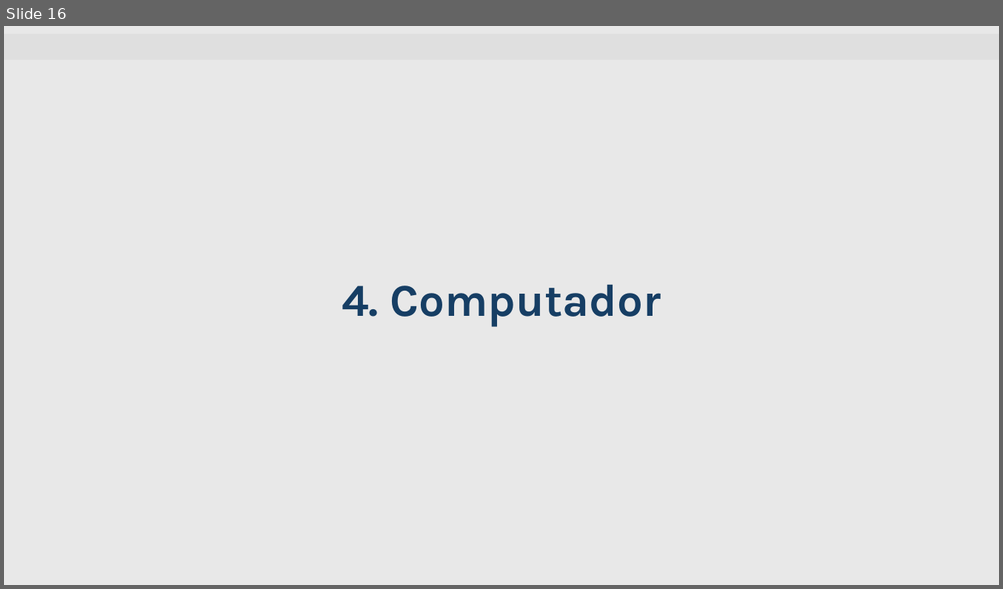
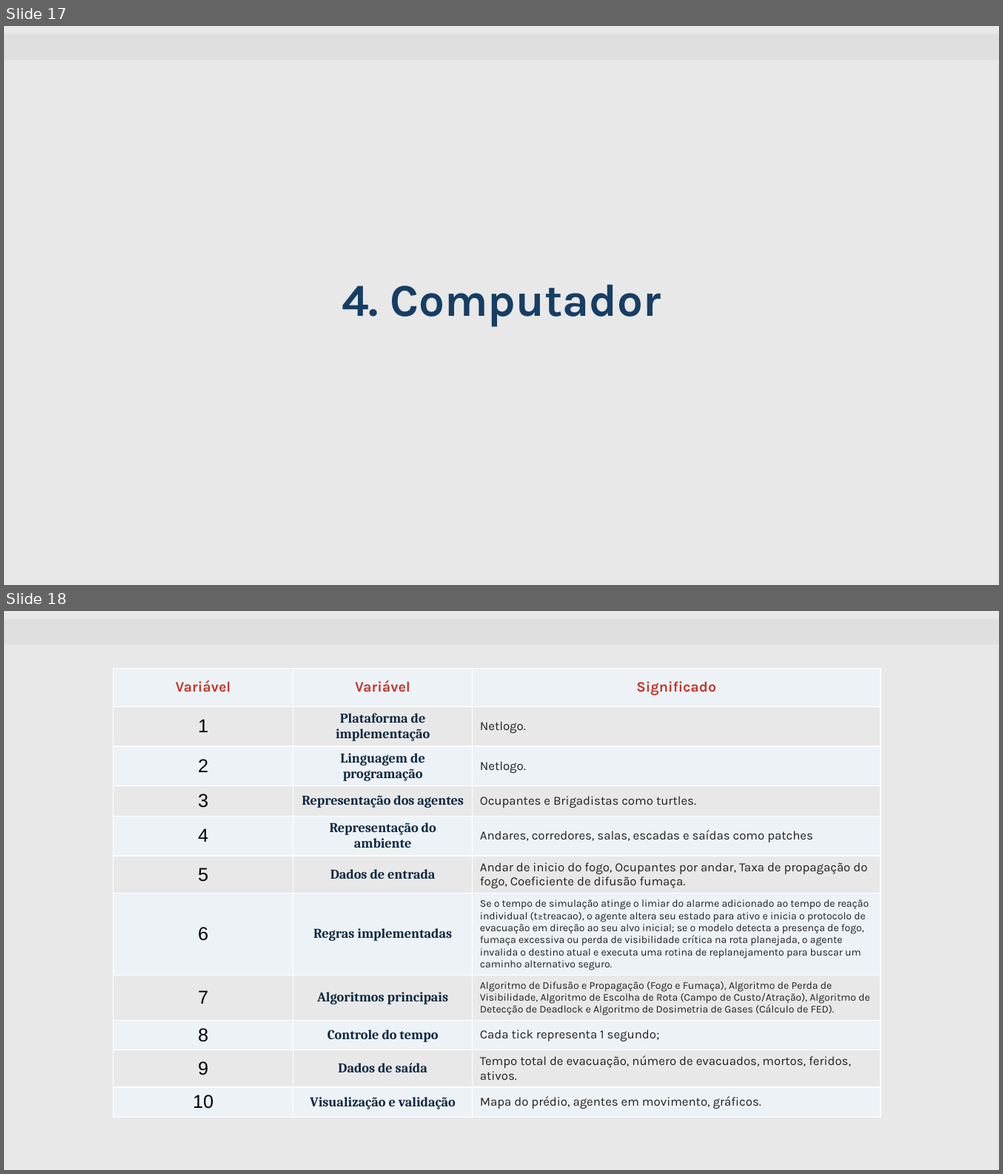
Before and after one commit to mattedi/Simulacao-2026, a slide deck: GuilhermeBackLucasFritzke/Template_Semnario_Grupo_Guilherme_Lucas_V5.pptx. Shown one above the other, each under a label of ours: slide 16 before the commit, slides 17 and 18 after it. The pictures are 1003x589 and 1003x1174 pixels, drawn with LibreOffice and Linux fonts; fonts in the diff are those of the drawing; background and template pictures are left out. Boxes give left, top, right and bottom in pixels: in the first picture for what was removed or moved away, otherwise in the second. Text is boxed around its words. In the diff, an @@ line names an element or a change of style, - is before the commit and + after.

```diff
--- a/GuilhermeBackLucasFritzke/Template_Semnario_Grupo_Guilherme_Lucas_V5.pptx
+++ b/GuilhermeBackLucasFritzke/Template_Semnario_Grupo_Guilherme_Lucas_V5.pptx
@@ slide 18 added at box(4, 611, 999, 1170), background #E8E8E8; not listed: 1 template element that a slide beside it also shows @@
@@ table added at box(114, 669, 882, 1124), 11 rows, 3 columns @@
+Variável | Variável | Significado
+1 | Plataforma de implementação | Netlogo.
+2 | Linguagem de programação | Netlogo.
+3 | Representação dos agentes | Ocupantes e Brigadistas como turtles.
+4 | Representação do ambiente | Andares, corredores, salas, escadas e saídas como patches
+5 | Dados de entrada | Andar de inicio do fogo, Ocupantes por andar, Taxa de propagação do fogo, Coeficiente de difusão fumaça.
+6 | Regras implementadas | Se o tempo de simulação atinge o limiar do alarme adicionado ao tempo de reação individual (t≥treacao), o agente altera seu estado para ativo e inicia o protocolo de evacuação em direção ao seu alvo inicial; se o modelo detecta a presença de fogo, fumaça excessiva ou perda de visibilidade crítica na rota planejada, o agente invalida o destino atual e executa uma rotina de replanejamento para buscar um caminho alternativo seguro.
+7 | Algoritmos principais | Algoritmo de Difusão e Propagação (Fogo e Fumaça), Algoritmo de Perda de Visibilidade, Algoritmo de Escolha de Rota (Campo de Custo/Atração), Algoritmo de Detecção de Deadlock e Algoritmo de Dosimetria de Gases (Cálculo de FED).
+8 | Controle do tempo | Cada tick representa 1 segundo;
+9 | Dados de saída | Tempo total de evacuação, número de evacuados, mortos, feridos, ativos.
+10 | Visualização e validação | Mapa do prédio, agentes em movimento, gráficos.
@@ what was slide 16 is now slide 17 @@
```
Also in this commit, not shown: 2 slides changed, 2 other slides added, 1 slide removed, 1 other file.
